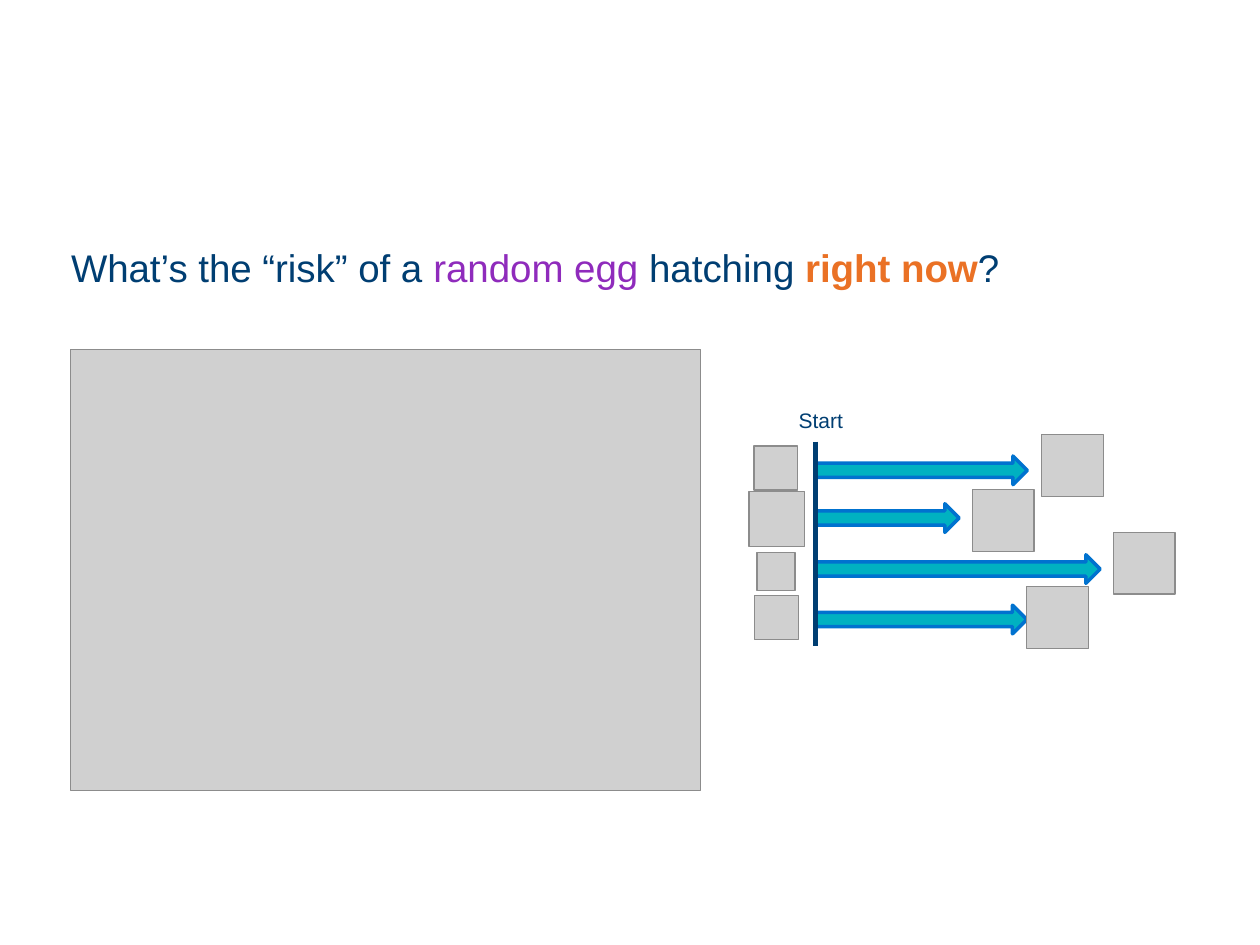
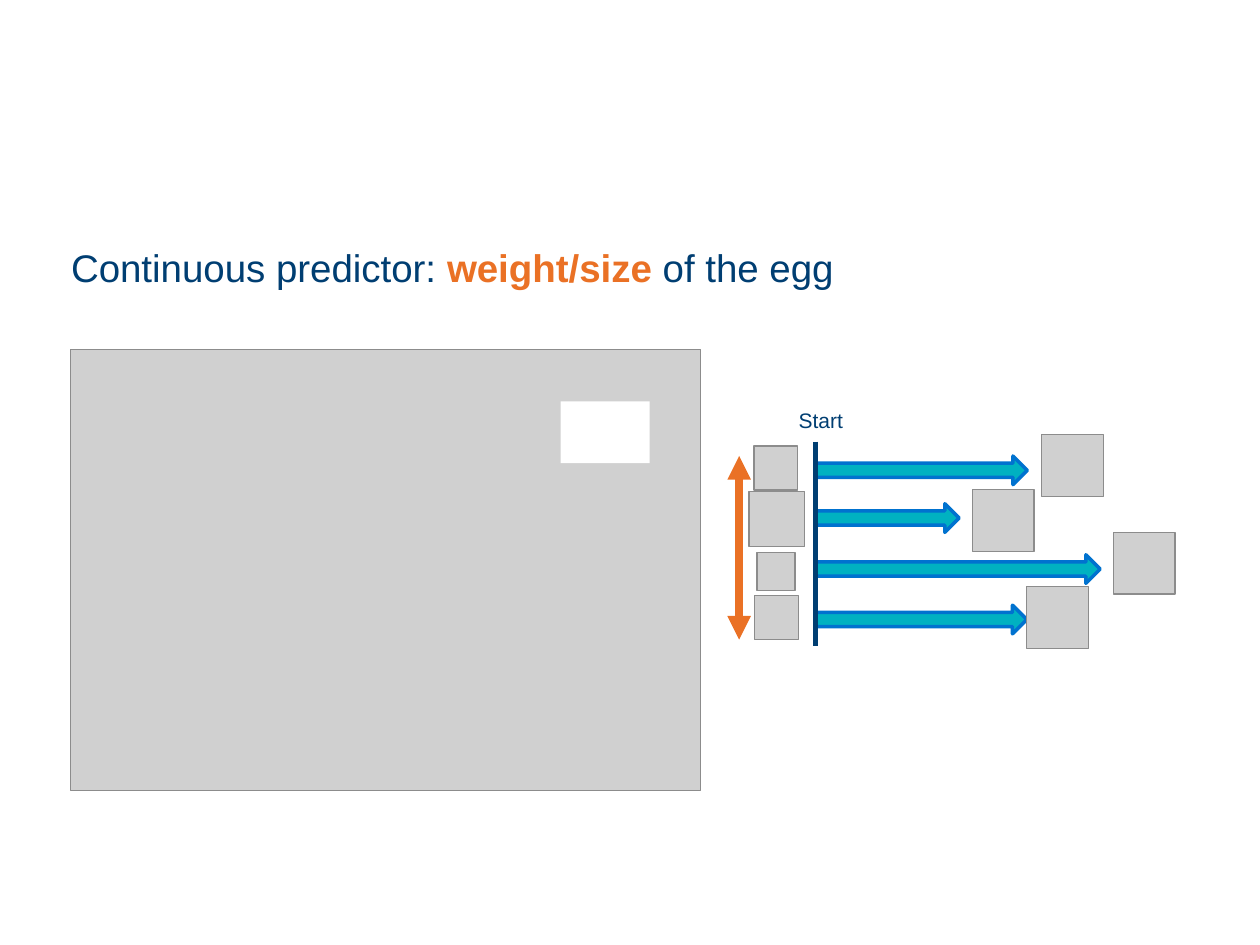
Before and after one commit to cambiotraining/stats-survival-analysis, a slide deck: slide 81 of survival-analysis-draft.pptx. Drawn at 1260x945 pixels with LibreOffice and Linux fonts; fonts in the diff are those of the drawing; grey boxes stand for pictures; background and template pictures are left out. Boxes give left, top, right and bottom in pixels: in the first picture for what was removed or moved away, otherwise in the second. Text is boxed around its words. In the diff, an @@ line names an element or a change of style, - is before the commit and + after.

```diff
--- a/survival-analysis-draft.pptx
+++ b/survival-analysis-draft.pptx
@@ text at [71, 254, 833, 290]: text changed @@
-What’s the “risk” of a random egg hatching right now?
+Continuous predictor: weight/size of the egg
@@ rectangle added at [561, 401, 650, 462], fill #FFFFFF @@
@@ double arrow added from (740, 456) to (740, 640), #EA7125 4.5 pt @@
```
Also in this commit, not shown: 13 other slides changed, 20 slides added, 6 slides removed, 33 other files.
